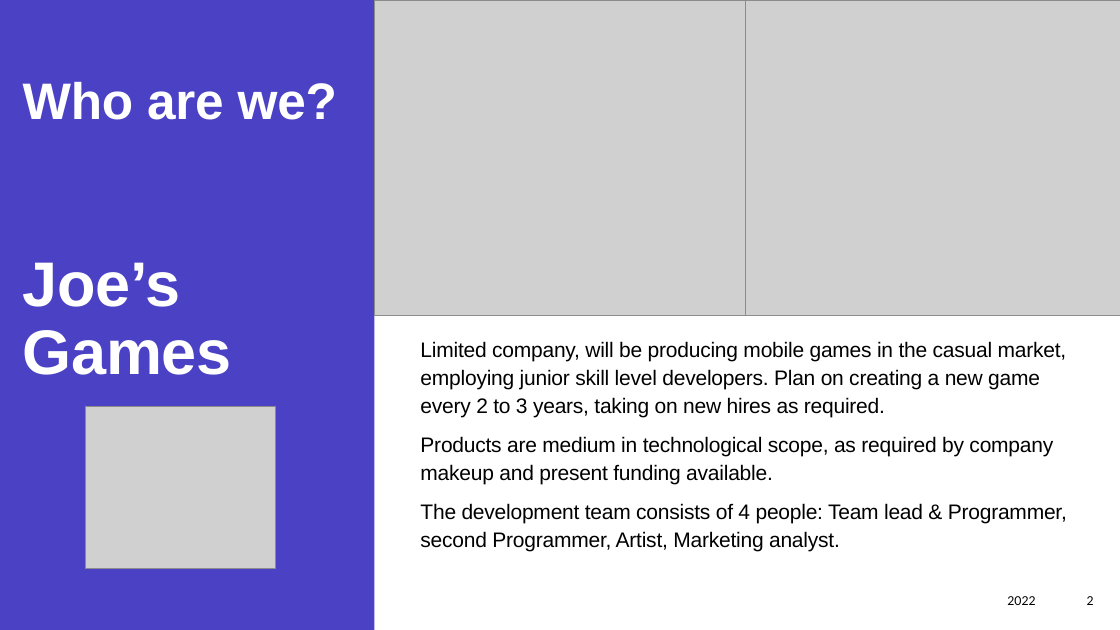
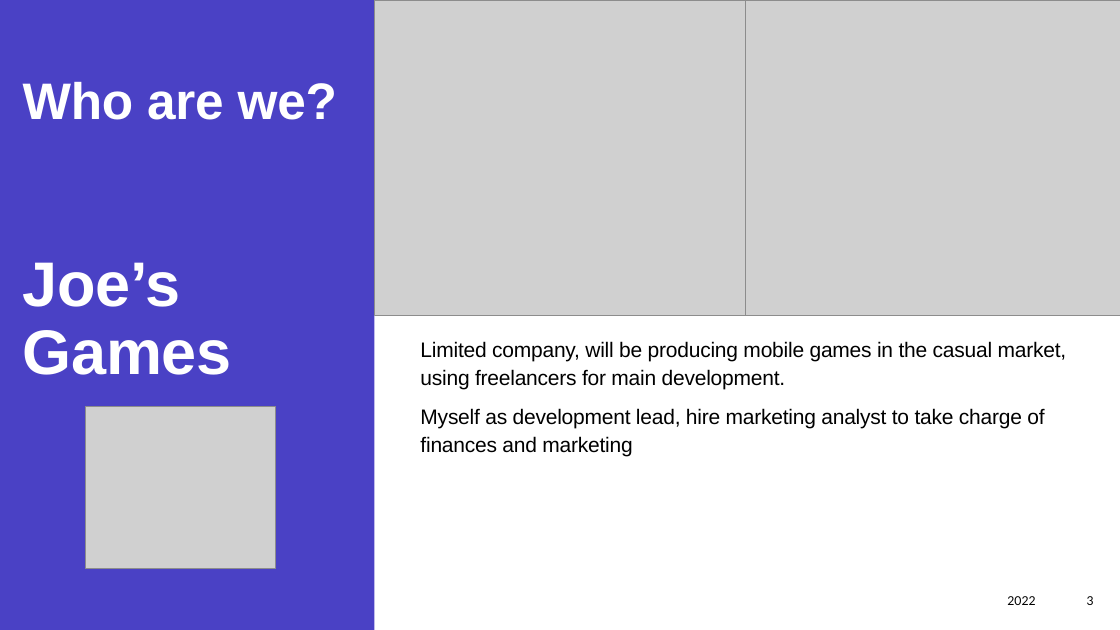
Before and after one commit to Joe34441/IndieDevPPT, a slide deck: slide 3 of CT6018 Joe Mason s4001719.pptx (slide 2 before the commit). Drawn at 1120x630 pixels with LibreOffice and Linux fonts; fonts in the diff are those of the drawing; grey boxes stand for pictures. Boxes give left, top, right and bottom in pixels: in the first picture for what was removed or moved away, otherwise in the second. Text is boxed around its words. In the diff, an @@ line names an element or a change of style, - is before the commit and + after.

```diff
--- a/CT6018 Joe Mason s4001719.pptx
+++ b/CT6018 Joe Mason s4001719.pptx
@@ text at [420,341,1067,456]: text changed @@
-Limited company, will be producing mobile games in the casual market, employing junior skill level developers. Plan on creating a new game every 2 to 3 years, taking on new hires as required.
-Products are medium in technological scope, as required by company makeup and present funding available.
-The development team consists of 4 people: Team lead & Programmer, second Programmer, Artist, Marketing analyst.
+Limited company, will be producing mobile games in the casual market, using freelancers for main development.
+Myself as development lead, hire marketing analyst to take charge of finances and marketing
@@ page number at [1087,596,1094,605]: text changed @@
-2
+3
```
Also in this commit, not shown: 12 other slides changed.
